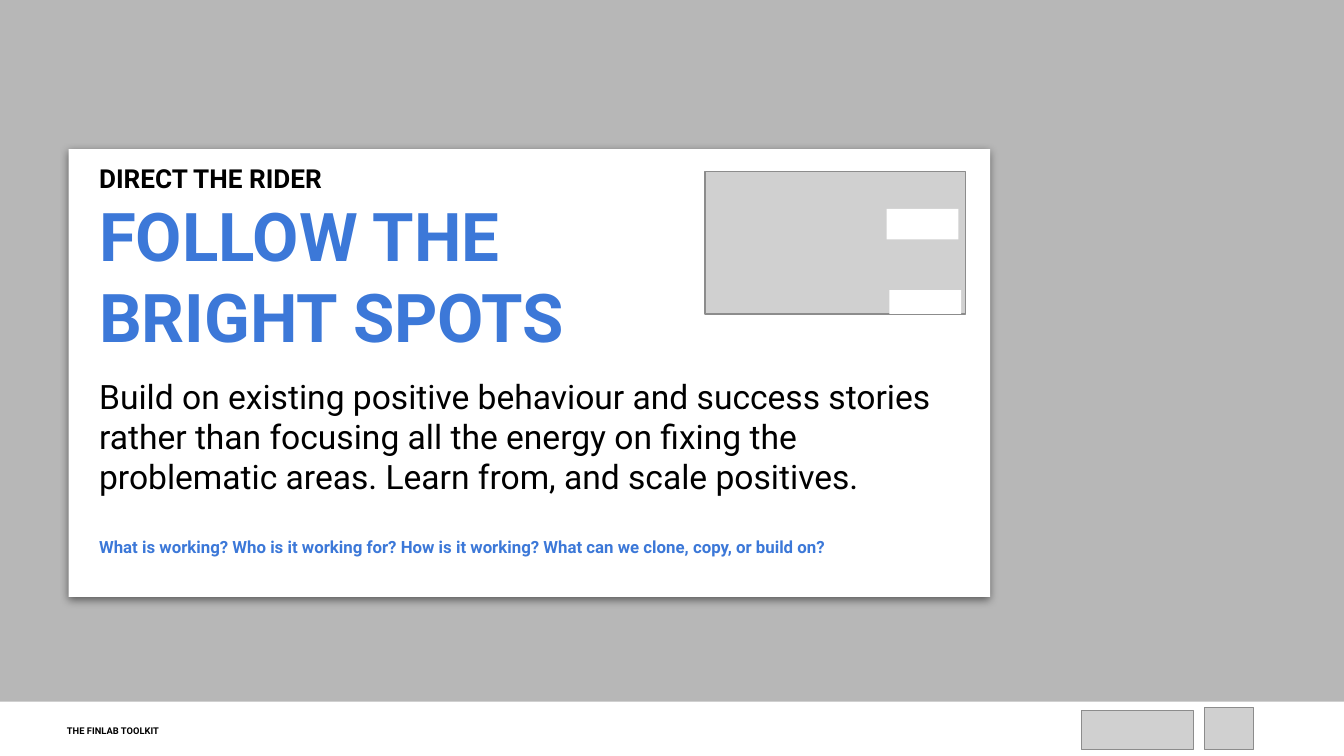
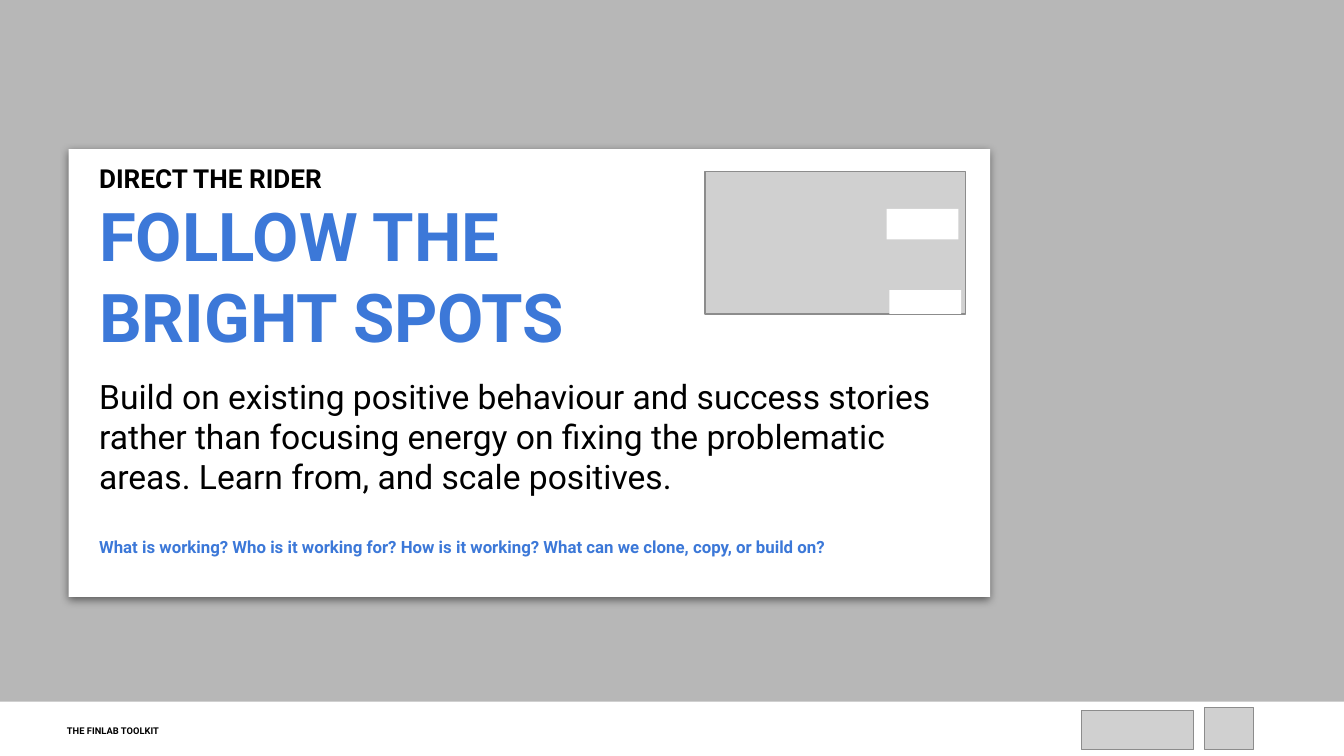
Before and after one commit to finlab-uncdf/finlab-uncdf.github.io, a slide deck: slide 5 of files/tools/decks/SWITCH Framework_FacilitationDeck.pptx. Drawn at 1344x756 pixels with LibreOffice and Linux fonts; fonts in the diff are those of the drawing; grey boxes stand for pictures. Boxes give left, top, right and bottom in pixels: in the first picture for what was removed or moved away, otherwise in the second. Text is boxed around its words. In the diff, an @@ line names an element or a change of style, - is before the commit and + after.

```diff
--- a/files/tools/decks/SWITCH Framework_FacilitationDeck.pptx
+++ b/files/tools/decks/SWITCH Framework_FacilitationDeck.pptx
@@ text at bbox=[99, 383, 930, 496]: text changed @@
-Build on existing positive behaviour and success stories rather than focusing all the energy on fixing the problematic areas. Learn from, and scale positives.
+Build on existing positive behaviour and success stories rather than focusing energy on fixing the problematic areas. Learn from, and scale positives.
```
Also in this commit, not shown: 9 other slides changed, 6 other files.
